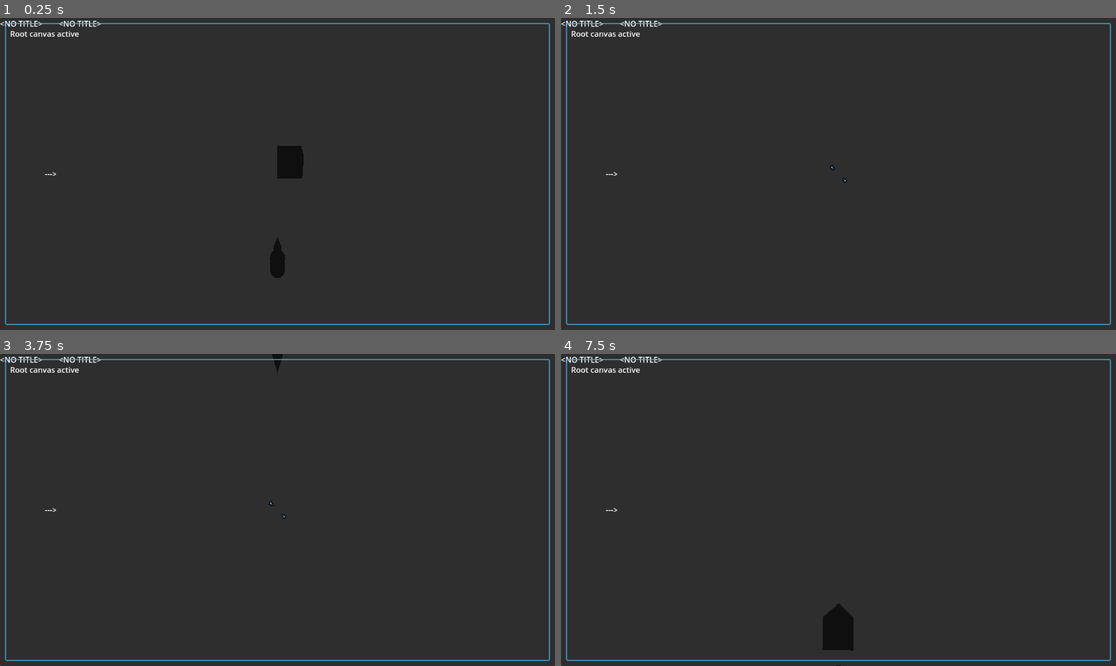
Above: before the commit, frames 1-4 (two rows, left to right).
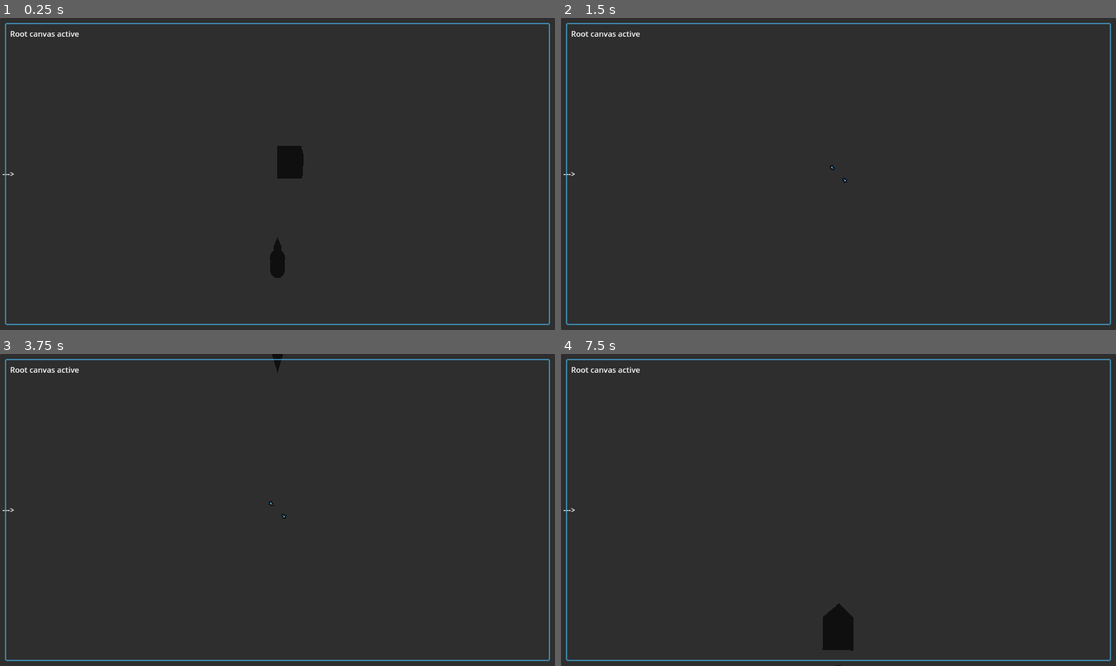
Above: after the commit, the same moments.

Repository: colmenasio/Project_Higanbana
Game: Godot game, scene res://ui/SimpleMachineDisplay/SimpleMachineDisplay.tscn
Same seed, same stepped clock (60 frames per second), same inputs: the game is played once before the commit and once after it. This scene is started directly instead of the project's main scene.
Inputs (mouse positions are in pixels of both pictures, inside the frame that each line leads up to):
- Up to frame 1 (0.25 s): no input
- Up to frame 2 (1.5 s): move the mouse to (810, 236) at 0.52 s; tap Tab (camera_switch_mode) at 0.6 s; click (810, 236) at 0.67 s; tap Space (jump) at 0.77 s; tap Enter at 1.25 s; move the mouse to (877, 177) at 1.27 s; tap Left (camera_top_down_rotate_l) at 1.35 s
- Up to frame 3 (3.75 s): tap Space (jump) at 1.52, 2, 3.02, 3.5 s; move the mouse to (233, 506) at 2.02 s; tap Right (camera_top_down_rotate_r) at 2.1 s; tap Enter at 2.75 s; move the mouse to (283, 510) at 2.77 s; click (283, 510) at 2.85 s; move the mouse to (255, 503) at 3.52 s; hold Right mouse button (mouse_r) from 3.53 s (still down)
- Up to frame 4 (7.5 s): tap Space (jump) at 3.77, 4.52, 5, 6.02, 6.77 s; tap Enter at 4.25 s; move the mouse to (866, 510) at 4.27 s; release Right mouse button (mouse_r) at 4.28 s; tap A (move_a) at 4.35 s; move the mouse to (810, 510) at 5.02 s; tap D (move_d) at 5.1 s; move the mouse to (849, 503) at 5.77 s; tap S (move_s) at 5.85 s; move the mouse to (832, 516) at 6.52 s; tap W (move_w) at 6.6 s; move the mouse to (877, 513) at 7.27 s; tap Tab (camera_switch_mode) at 7.35 s

The runs differ from the first frame. In frame 1, 0.2% of the frame differs, in the area x 0-19%, y 0-51%; in frame 2, 0.2%; in frame 3, 0.2%; in frame 4, 0.2%.

Commit message:
[C] Lmao changed default

Diff:
--- a/ui/ItemContainerDisplay/ItemContainerDisplay.tscn
+++ b/ui/ItemContainerDisplay/ItemContainerDisplay.tscn
@@ -12,7 +12,6 @@
 
 [node name="Title" type="Label" parent="TitleContainer"]
 layout_mode = 2
-text = "<NO TITLE>"
 
 [node name="ScrollContainer" type="ScrollContainer" parent="."]
 layout_mode = 2
--- a/ui/ItemContainerDisplay/item_container_display.gd
+++ b/ui/ItemContainerDisplay/item_container_display.gd
@@ -5,7 +5,7 @@
 @export var allow_input: bool = true
 @export var allow_output: bool = true
 
-@export var title: String = "<NO TITLE>":
+@export var title: String = "":
 	set(value):
 		if not self.is_node_ready(): await ready
 		title = value
